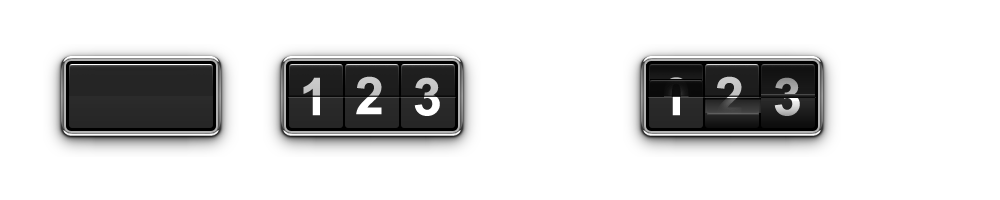
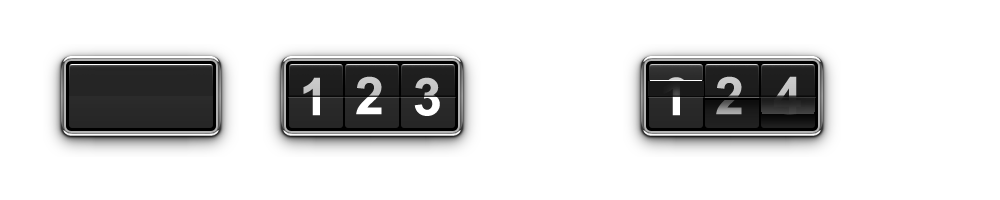
The second w=1000, h=200 image is a revision of the first. Changes to its layers:
removed layer "Layer 5 copy 3" from group "Group 4 copy 2" over [759, 64, 818, 128]
added layer "Layer 7 copy" in group "Group 4 copy 2" over [705, 99, 759, 128]
added layer "Layer 7" in group "Group 4 copy 2" over [705, 97, 759, 100]
"right internal copy 7": opacity 100% → 70%, moved it above "Layer 5 copy", painted on it over [705, 97, 815, 115]
painted on "Layer 5 copy" over [705, 97, 815, 128]
painted on "Layer 5" over [646, 64, 703, 80]
painted on "right internal copy 6" over [650, 79, 702, 80]
added layer "4" in group "separate animat" over [773, 76, 801, 115]
painted on "3 copy", masked it over [774, 77, 800, 116]
painted on "0" over [664, 80, 689, 97]
painted on "1 copy" over [663, 80, 680, 96]
